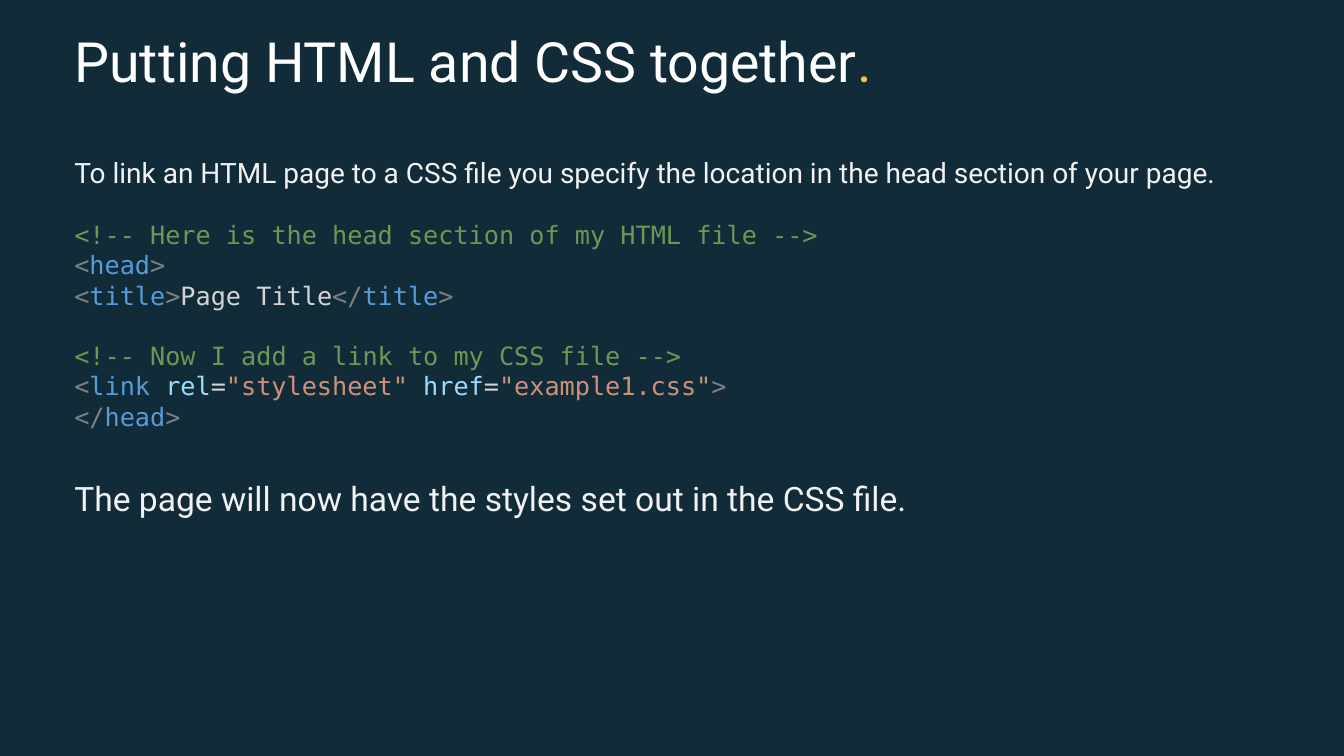
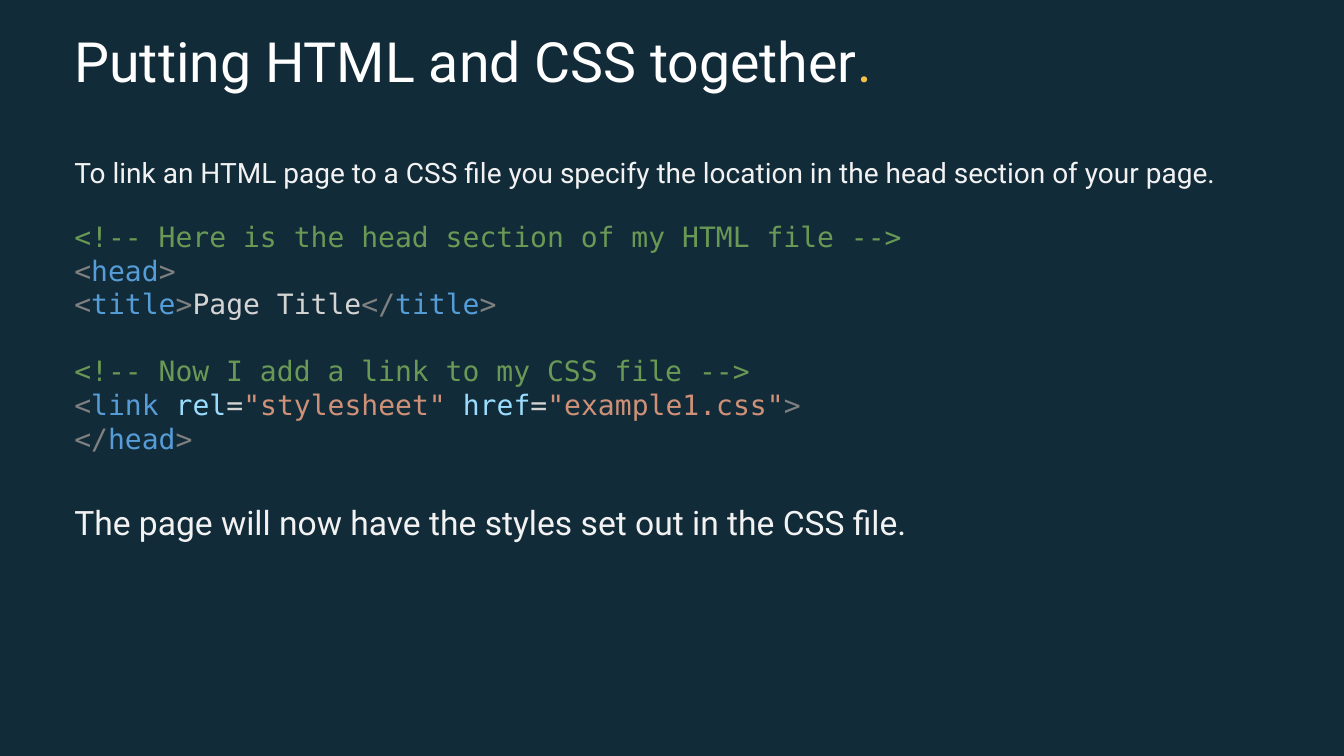
Before and after one commit to EconomicsObservatory/courses, a slide deck: slide 11 of 2/s2_Building_your_first_website.pptx. Drawn at 1344x756 pixels with LibreOffice and Linux fonts; fonts in the diff are those of the drawing. Boxes give left, top, right and bottom in pixels: in the first picture for what was removed or moved away, otherwise in the second. Text is boxed around its words. In the diff, an @@ line names an element or a change of style, - is before the commit and + after.

```diff
--- a/2/s2_Building_your_first_website.pptx
+++ b/2/s2_Building_your_first_website.pptx
@@ text "To link an HTML page ..." at (x1=74, y1=161, x2=1215, y2=542): size 18 to 20 pt in "<!-- Here is the head section of ..." @@
```
Also in this commit, not shown: 6 other slides changed, 1 other file.
